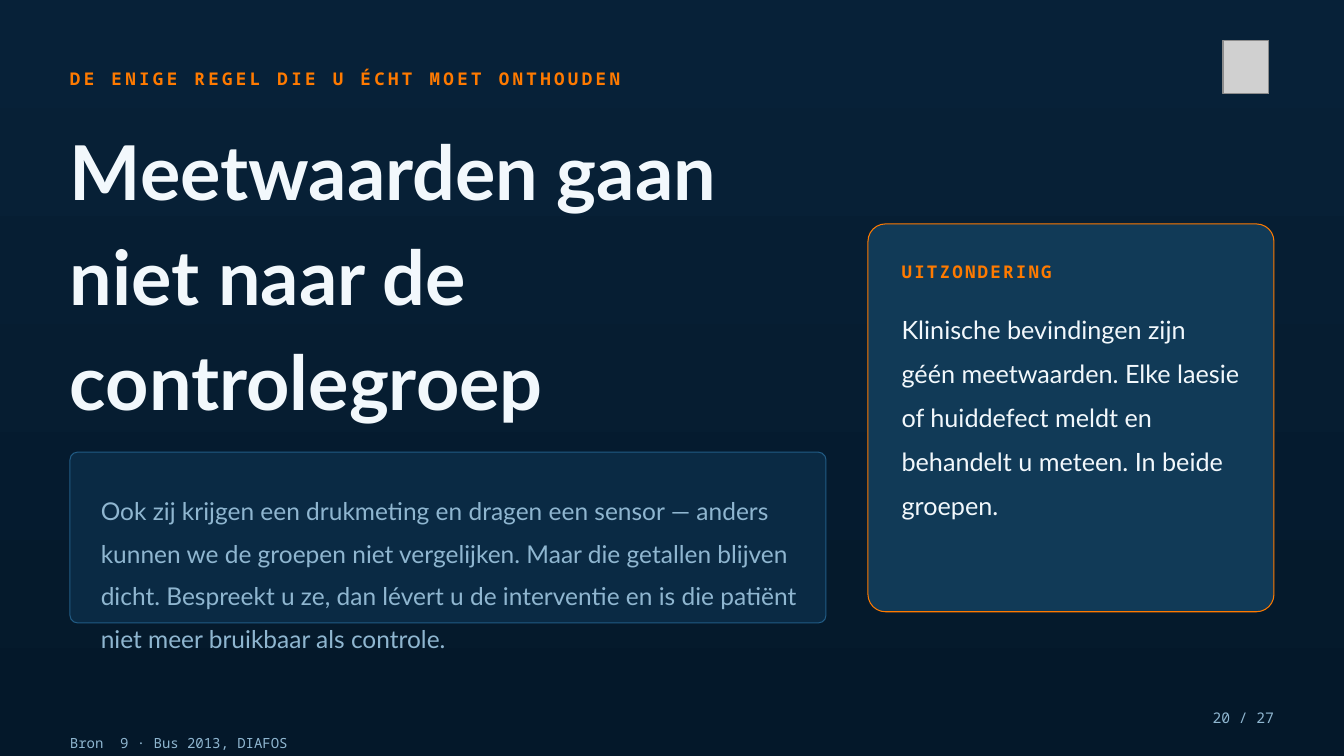
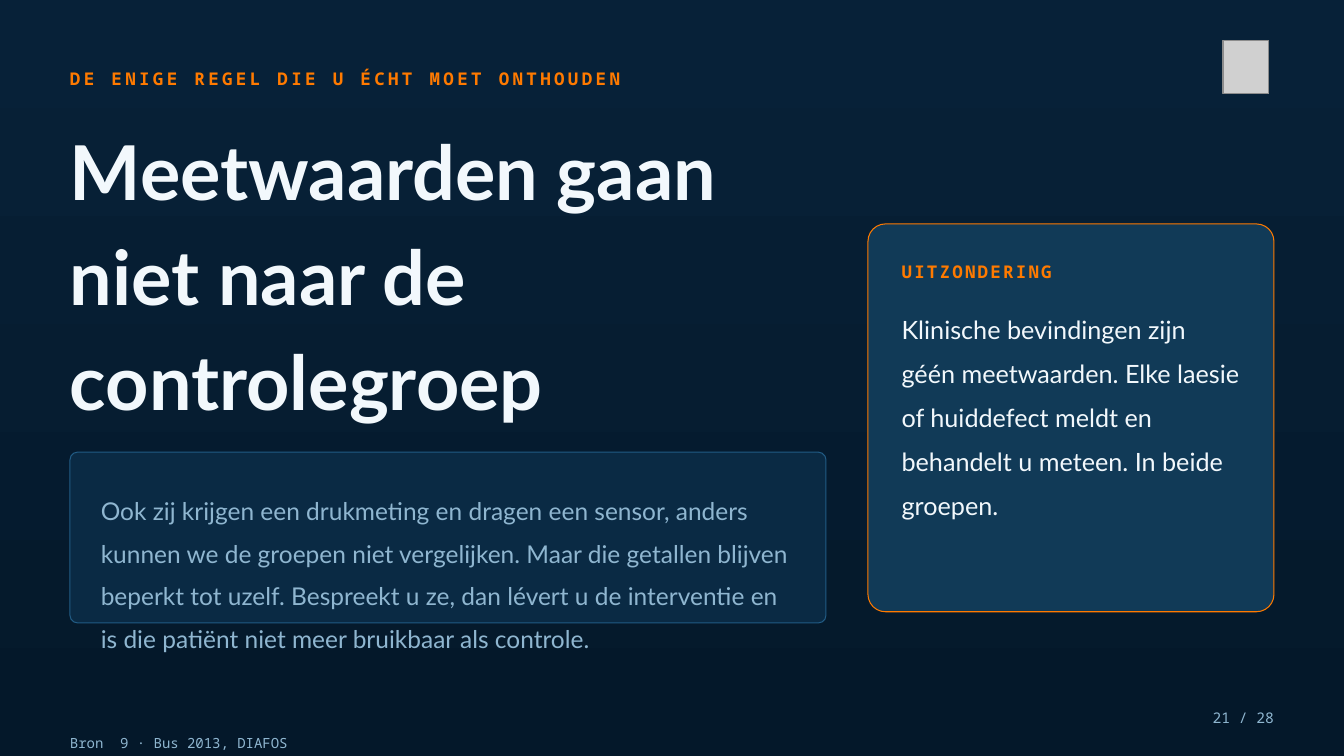
Before and after one commit to Dellfs/paradise-project, a slide deck: slide 21 of PARADISE_presentatie/PARADISE_centra_kort.pptx (slide 20 before the commit). Drawn at 1344x756 pixels with LibreOffice and Linux fonts; fonts in the diff are those of the drawing; grey boxes stand for pictures. Boxes give left, top, right and bottom in pixels: in the first picture for what was removed or moved away, otherwise in the second. Text is boxed around its words. In the diff, an @@ line names an element or a change of style, - is before the commit and + after.

```diff
--- a/PARADISE_presentatie/PARADISE_centra_kort.pptx
+++ b/PARADISE_presentatie/PARADISE_centra_kort.pptx
@@ text at [101,502,787,652]: text changed @@
-Ook zij krijgen een drukmeting en dragen een sensor — anders kunnen we de groepen niet vergelijken. Maar die getallen blijven dicht. Bespreekt u ze, dan lévert u de interventie en is die patiënt niet meer bruikbaar als controle.
+Ook zij krijgen een drukmeting en dragen een sensor, anders kunnen we de groepen niet vergelijken. Maar die getallen blijven beperkt tot uzelf. Bespreekt u ze, dan lévert u de interventie en is die patiënt niet meer bruikbaar als controle.
@@ text at [1213,712,1274,723]: text changed @@
-20 / 27
+21 / 28
```
Also in this commit, not shown: 26 other slides changed, 1 slide added, 25 other files.
